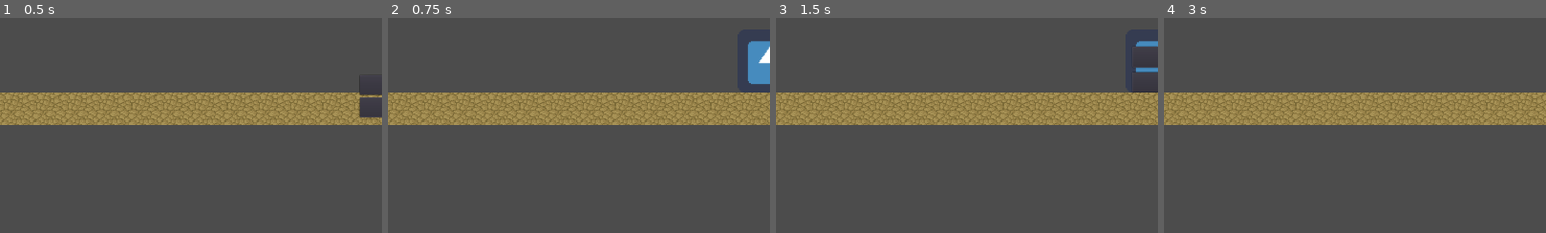
Above: before the commit, frames 1-4 (left to right).
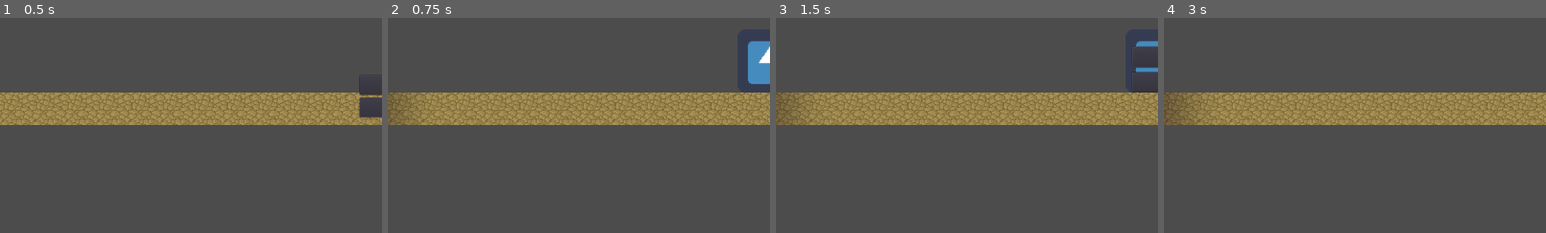
Above: after the commit, the same moments.

Repository: Kreateer/game-off-2020
Game: Godot game, scene res://scenes/Main.tscn
The game is run twice, just before and just after one commit, with the same random seed, the same clock (stepped at 60 frames per second) and the same inputs. The engine's default icon, where the game draws it, is replaced by a stand-in: a white triangle on a blue panel in a dark square.
Inputs:
- Up to frame 1 (0.5 s): no input
- Up to frame 2 (0.75 s): click "Start" at 0.5 s
- Up to frame 3 (1.5 s): click "Pause" at 1.25 s
- Up to frame 4 (3 s): click "Resume" at 2 s; tap Enter at 2.75 s; hold D (right) from 2.78 s (still down)
The pictures show only the part of the screen within x 0-50%, y 40-90%; the shares and areas given below are measured in that part.

Frame 1 is identical in both runs. In frame 2, 0.5% of the frame differs, in the area x 0-4%, y 34-50%; in frame 3, 0.6%; in frame 4, 0.9%, in the area x 0-7%, y 34-50%.

Commit message:
Add Darkness to main scene

Diff:
--- a/scenes/Main.tscn
+++ b/scenes/Main.tscn
@@ -8,6 +8,7 @@
 [ext_resource path="res://assets/fonts/FFFFORWA.TTF" type="DynamicFontData" id=6]
 [ext_resource path="res://scenes/PickupItem01.tscn" type="PackedScene" id=7]
 [ext_resource path="res://scenes/PickupItem02.tscn" type="PackedScene" id=8]
+[ext_resource path="res://scenes/Darkness.tscn" type="PackedScene" id=9]
 
 [sub_resource type="DynamicFont" id=1]
 size = 30
@@ -123,5 +124,9 @@
 
 [node name="Item2" parent="." instance=ExtResource( 8 )]
 position = Vector2( 696, 920 )
+
+[node name="Darkness" parent="." instance=ExtResource( 9 )]
+
 [connection signal="game_start" from="GUI" to="." method="_on_GUI_game_start"]
 [connection signal="timeout" from="CanvasLayer/Oxygen/OxygenTimer" to="." method="_on_OxygenTimer_timeout"]
+[connection signal="DamageArea_PlayerCollision" from="Darkness" to="Player" method="_on_Darkness_DamageArea_PlayerCollision"]
--- a/scripts/Main.gd
+++ b/scripts/Main.gd
@@ -4,6 +4,8 @@
 export (int) var oxygen
 onready var oxygen_bar = get_node("CanvasLayer/Oxygen/OxygenBar")
 onready var oxygen_timer = get_node("CanvasLayer/Oxygen/OxygenTimer")
+onready var darkness = get_node("Darkness")
+
 func _ready():
 	oxygen_bar.max_value = oxygen
 	oxygen_bar.value = oxygen
@@ -17,6 +19,7 @@
 
 func new_game():
 	score = 0
+	darkness.reset()
 	$Player.show()
 	$CanvasLayer/Score.show()
 	$CanvasLayer/PauseScene.show()
@@ -24,11 +27,13 @@
 	oxygen_timer.start()
 	#$Player.start($Player/StartPosition.position)
 	#$StartTimer.start()
+	darkness.start()
 	$GUI.update_score(score)
 	#$Music.play()
 
 func game_over():
 	#ScoreTimer.stop()
+	darkness.pause()
 	$GUI.show_game_over()
 	#$Music.stop()
 
Not shown: 1 places in scenes/Main.tscn that only renumber resources
